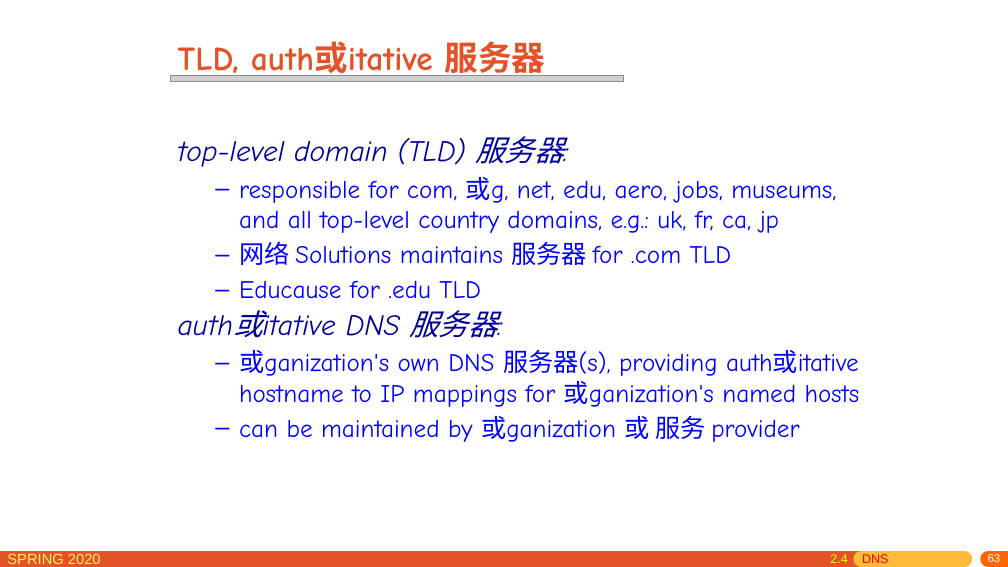
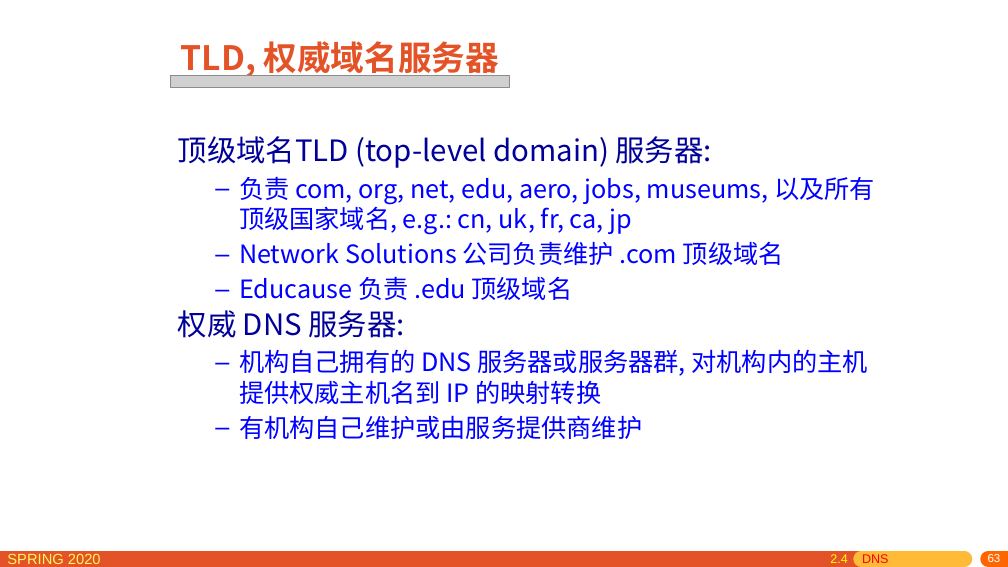
Before and after one commit to network-distributed/presentations, a slide deck: slide 63 of chapter2_cn.pptx. Drawn at 1008x567 pixels with LibreOffice and Linux fonts; fonts in the diff are those of the drawing; grey boxes stand for pictures. Boxes give left, top, right and bottom in pixels: in the first picture for what was removed or moved away, otherwise in the second. Text is boxed around its words. In the diff, an @@ line names an element or a change of style, - is before the commit and + after.

```diff
--- a/chapter2_cn.pptx
+++ b/chapter2_cn.pptx
@@ title at [181, 36, 499, 80]: text changed; font Comic Neue to Noto Sans CJK SC @@
-TLD, auth或itative 服务器
+TLD, 权威域名服务器
@@ picture: place and size @@
-picture at [170, 75, 623, 81]
+picture at [170, 75, 510, 87]
@@ text at [178, 136, 875, 439]: text changed; font Comic Neue to Noto Sans CJK SC @@
-top-level domain (TLD) 服务器:
-  – responsible for com, 或g, net, edu, aero, jobs, museums, and all top-level country domains, e.g.: uk, fr, ca, jp
-  – 网络 Solutions maintains 服务器 for .com TLD
-  – Educause for .edu TLD
-auth或itative DNS 服务器:
-  – 或ganization's own DNS 服务器(s), providing auth或itative hostname to IP mappings for 或ganization's named hosts
-  – can be maintained by 或ganization 或 服务 provider
+顶级域名TLD (top-level domain) 服务器:
+  – 负责 com, org, net, edu, aero, jobs, museums, 以及所有顶级国家域名, e.g.: cn, uk, fr, ca, jp
+  – Network Solutions 公司负责维护 .com 顶级域名
+  – Educause 负责 .edu 顶级域名
+权威 DNS 服务器:
+  – 机构自己拥有的 DNS 服务器或服务器群, 对机构内的主机提供权威主机名到 IP 的映射转换
+  – 有机构自己维护或由服务提供商维护
```
Also in this commit, not shown: 32 other slides changed, 4 slides added, 3 slides removed, 1 other file.
